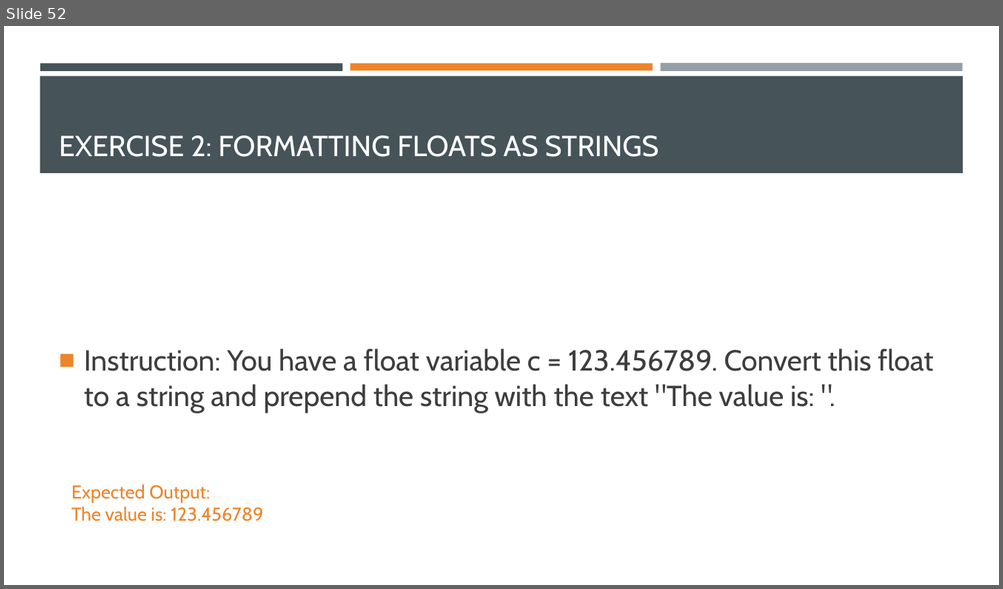
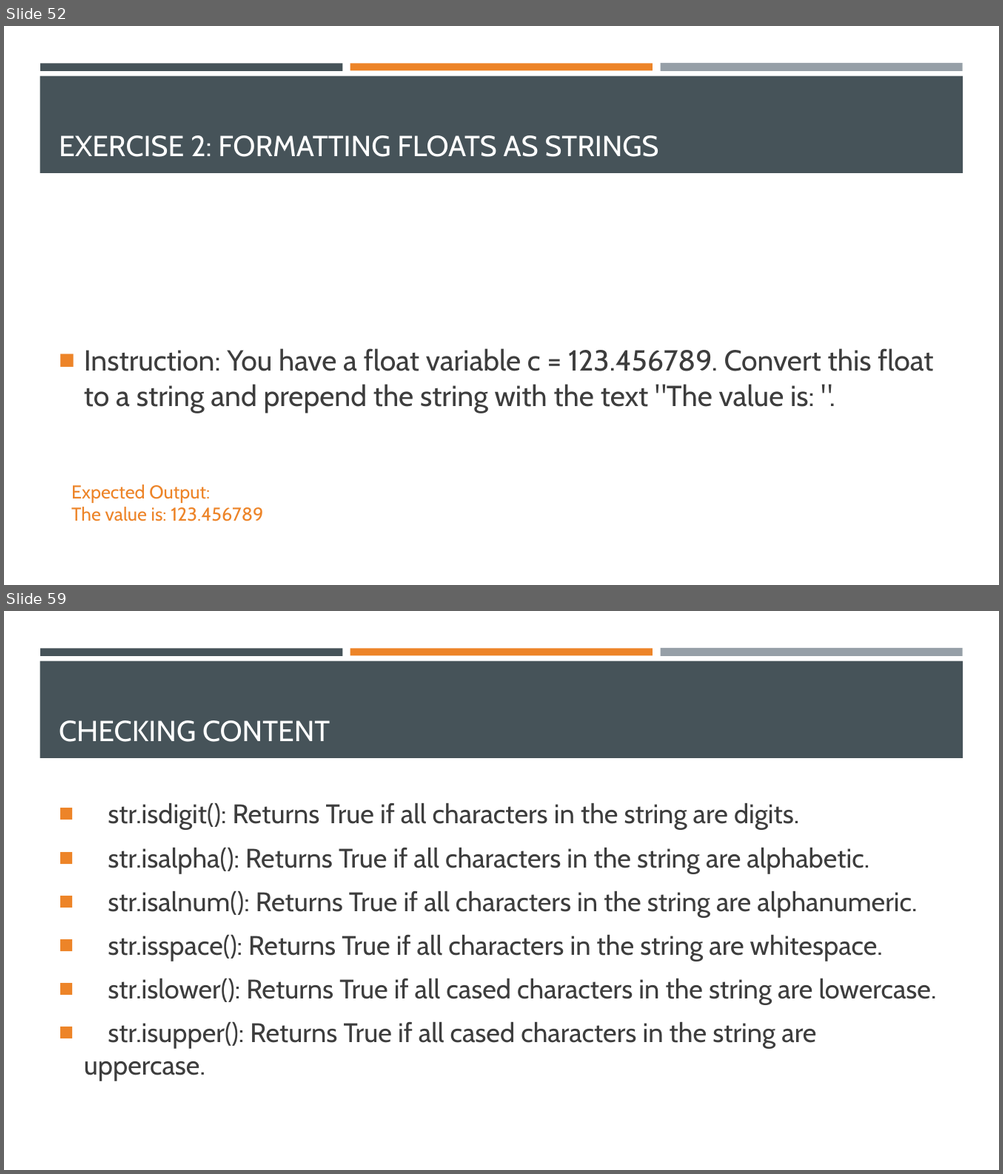
Before and after one commit to Ghost0396/iot, a slide deck: python/Python 3.pptx. Shown one above the other, each under a label of ours: slide 52 before the commit, slides 52 and 59 after it; the slides between them are not shown. The pictures are 1003x589 and 1003x1174 pixels, drawn with LibreOffice and Linux fonts; fonts in the diff are those of the drawing. Boxes give left, top, right and bottom in pixels: in the first picture for what was removed or moved away, otherwise in the second. Text is boxed around its words. In the diff, an @@ line names an element or a change of style, - is before the commit and + after.

```diff
--- a/python/Python 3.pptx
+++ b/python/Python 3.pptx
@@ slide 59 added at box(4, 611, 999, 1170), background #FFFFFF; not listed: 4 template elements that a slide beside it also shows @@
@@ title added at box(59, 721, 330, 742), 28 pt, text #FFFFFF @@
+CHECKING CONTENT
@@ text added at box(84, 803, 936, 1081), 25.9 pt, text #3D3D3D @@
+■ str.isdigit(): Returns True if all characters in the string are digits.
+■ str.isalpha(): Returns True if all characters in the string are alphabetic.
+■ str.isalnum(): Returns True if all characters in the string are alphanumeric.
+■ str.isspace(): Returns True if all characters in the string are whitespace.
+■ str.islower(): Returns True if all cased characters in the string are lowercase.
+■ str.isupper(): Returns True if all cased characters in the string are uppercase.
```
Also in this commit, not shown: 16 other slides added, 1 slide removed, 5 other files.
